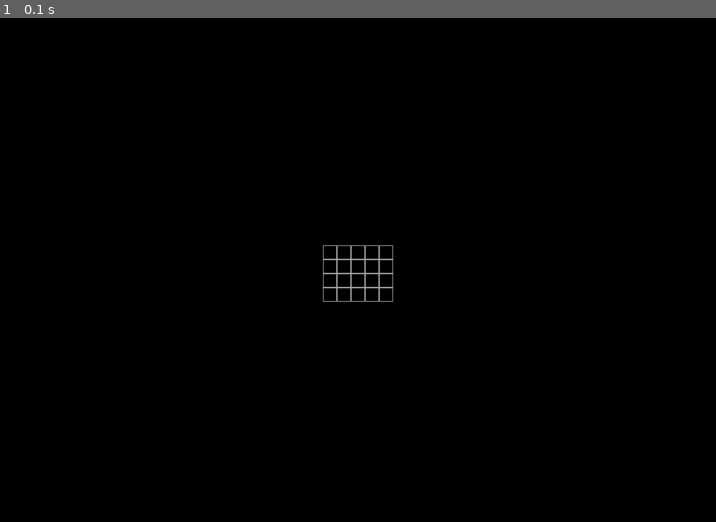
Above: before the commit, frame 1.
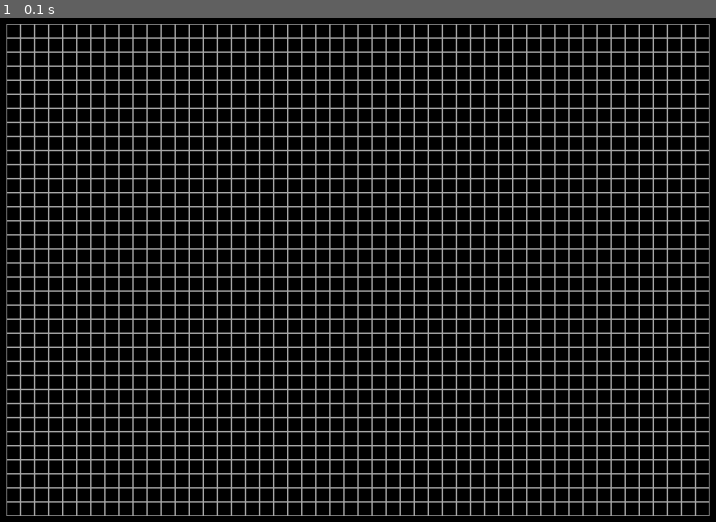
Above: after the commit, the same moment.

Repository: GawarWawar/pygame_project
Game: pygame game, started from main.py
Two runs of this game, one before a commit and one after it. Both use one fixed random seed, a clock stepped at 60 frames per second and the inputs below.
Inputs:
- Up to frame 1 (0.1 s): no input

The runs differ from the first frame. In frame 1, 27% of the frame differs, in the area x 0-100%, y 1-99%.

Commit message:
fixed list layout , so it will match

Diff:
--- a/main.py
+++ b/main.py
@@ -16,38 +16,46 @@
 # for j in range(0, int(screen.get_height()), 20):
 #     lines[1].append(pygame.draw.line(screen, "white", pygame.Vector2(0, j), pygame.Vector2(screen.get_width(), j)))
 
-FIELD_WIDTH = 100
-FIELD_HIGHT = 70
+FIELD_WIDTH = 1000
+FIELD_HIGHT = 700
 SQUARE_DIMENSIONS = 20
 
 field = []
-for i in range(
+for y in range(
+    0,
+    FIELD_HIGHT,
+    SQUARE_DIMENSIONS
+):
+    field.append([])
+
+for x in range(
     0,
     FIELD_WIDTH,
     SQUARE_DIMENSIONS
 ):
-    field.append([])
-    for j in range(
+    for y in range(
         0,
         FIELD_HIGHT,
         SQUARE_DIMENSIONS
     ):
-        field[int(i / SQUARE_DIMENSIONS)].append(
+        field[int(y / SQUARE_DIMENSIONS)].append(
             pygame.draw.rect(
                 screen,
                 (170, 170, 170),
                 (
-                    int((screen.get_width() - FIELD_WIDTH) / 2 + i),
-                    int((screen.get_height() - FIELD_HIGHT) / 2 + j),
+                    int((screen.get_width() - FIELD_WIDTH) / 2 + x),
+                    int((screen.get_height() - FIELD_HIGHT) / 2 + y),
                     SQUARE_DIMENSIONS,
                     SQUARE_DIMENSIONS),
                 1
             )
         )
 
+for i in range(len(field)):
+    print(field[i][0].topleft)
 
 
-
+#   pygame.Rect.bottomleft
 
 
 while running:
